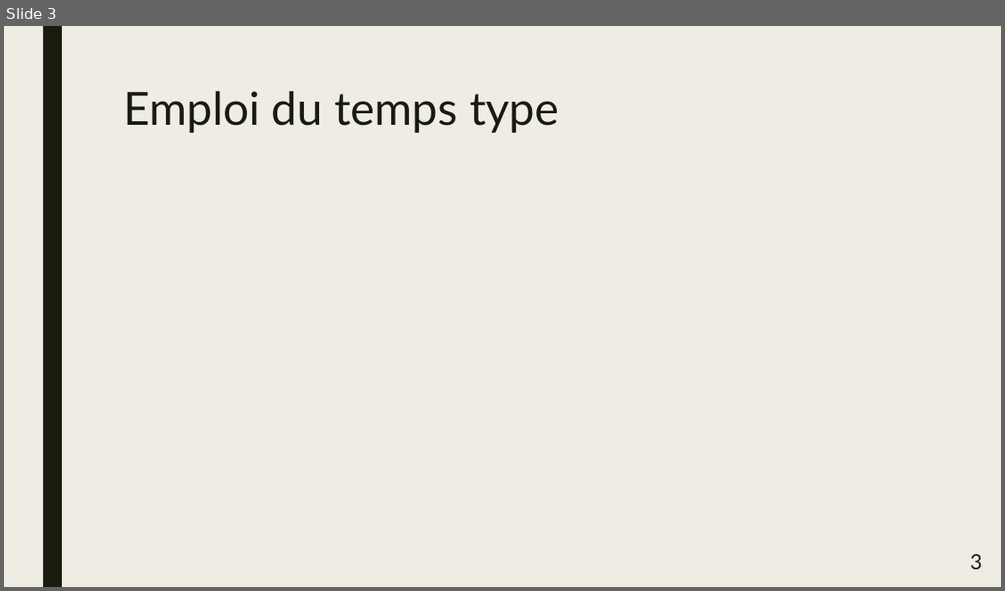
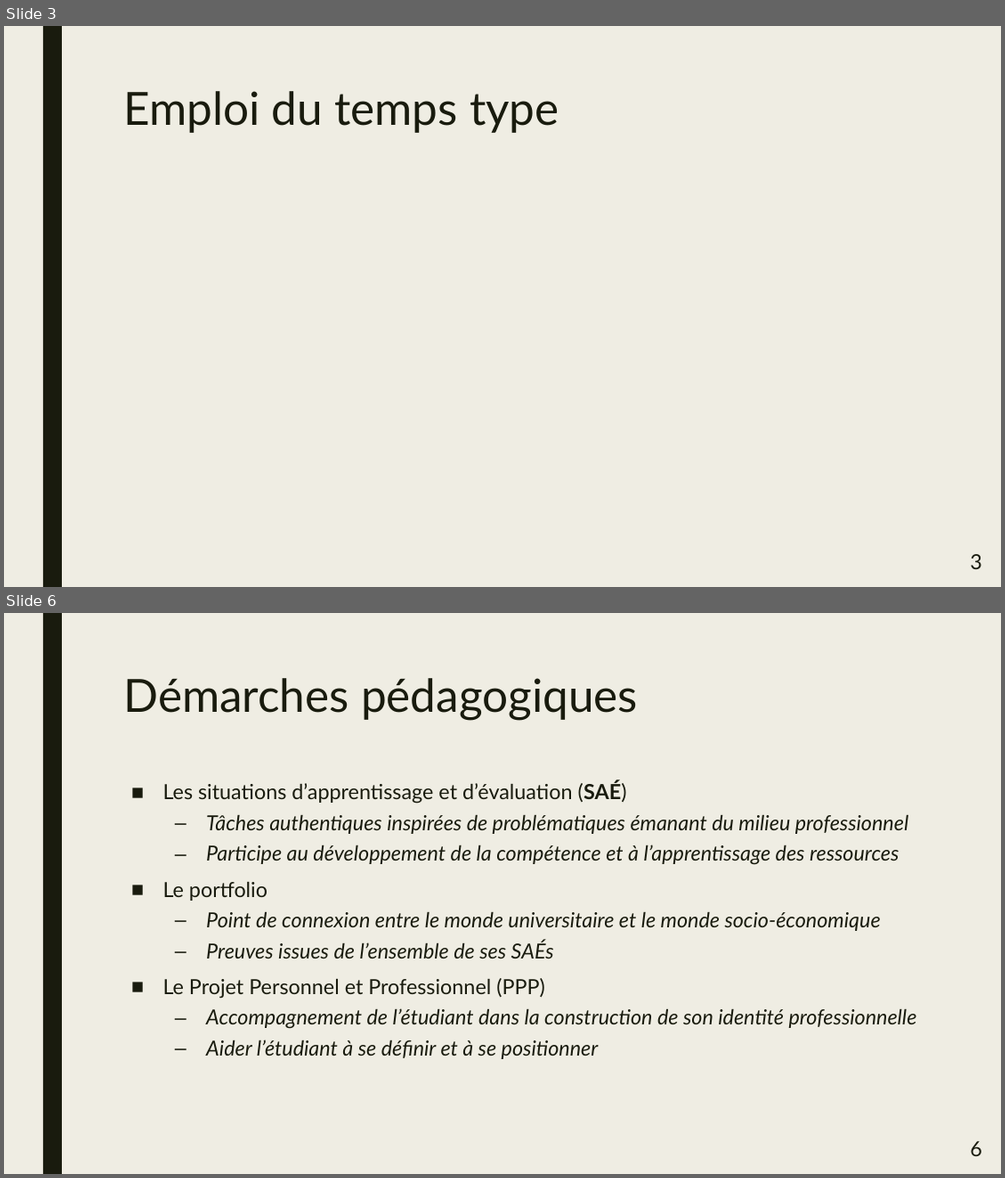
Before and after one commit to CyberJulien/Agreg_Meca, a slide deck: fichiers/presentation/SlidesFili.pptx. Shown one above the other, each under a label of ours: slide 3 before the commit, slides 3 and 6 after it; the slides between them are not shown. The pictures are 1005x591 and 1005x1178 pixels, drawn with LibreOffice and Linux fonts; fonts in the diff are those of the drawing. Boxes give left, top, right and bottom in pixels: in the first picture for what was removed or moved away, otherwise in the second. Text is boxed around its words. In the diff, an @@ line names an element or a change of style, - is before the commit and + after.

```diff
--- a/fichiers/presentation/SlidesFili.pptx
+++ b/fichiers/presentation/SlidesFili.pptx
@@ slide 6 added at (4, 613, 1001, 1174), background #EFEDE3; not listed: 1 template element that a slide beside it also shows @@
@@ title added at (123, 678, 638, 720), 44 pt, text #191B0E @@
+Démarches pédagogiques
@@ text added at (163, 781, 917, 1059), 20 pt, text #191B0E, italic @@
+■ Les situations d’apprentissage et d’évaluation (SAÉ)
+  – Tâches authentiques inspirées de problématiques émanant du milieu professionnel
+  – Participe au développement de la compétence et à l’apprentissage des ressources
+■ Le portfolio
+  – Point de connexion entre le monde universitaire et le monde socio-économique
+  – Preuves issues de l’ensemble de ses SAÉs
+■ Le Projet Personnel et Professionnel (PPP)
+  – Accompagnement de l’étudiant dans la construction de son identité professionnelle
+  – Aider l’étudiant à se définir et à se positionner
@@ page number added at (970, 1141, 982, 1156), 20 pt, text #191B0E @@
+6
```
Also in this commit, not shown: 1 slide changed, 2 other slides added, 9 other files.
